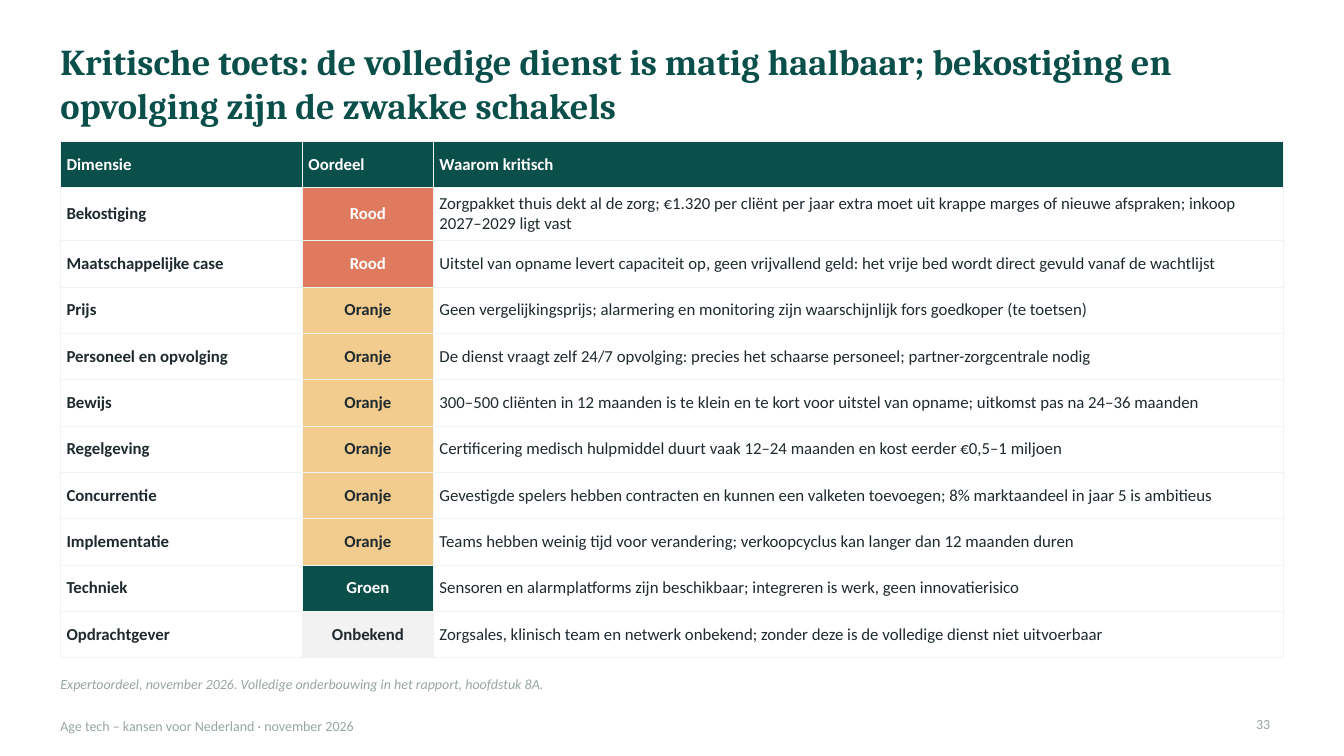
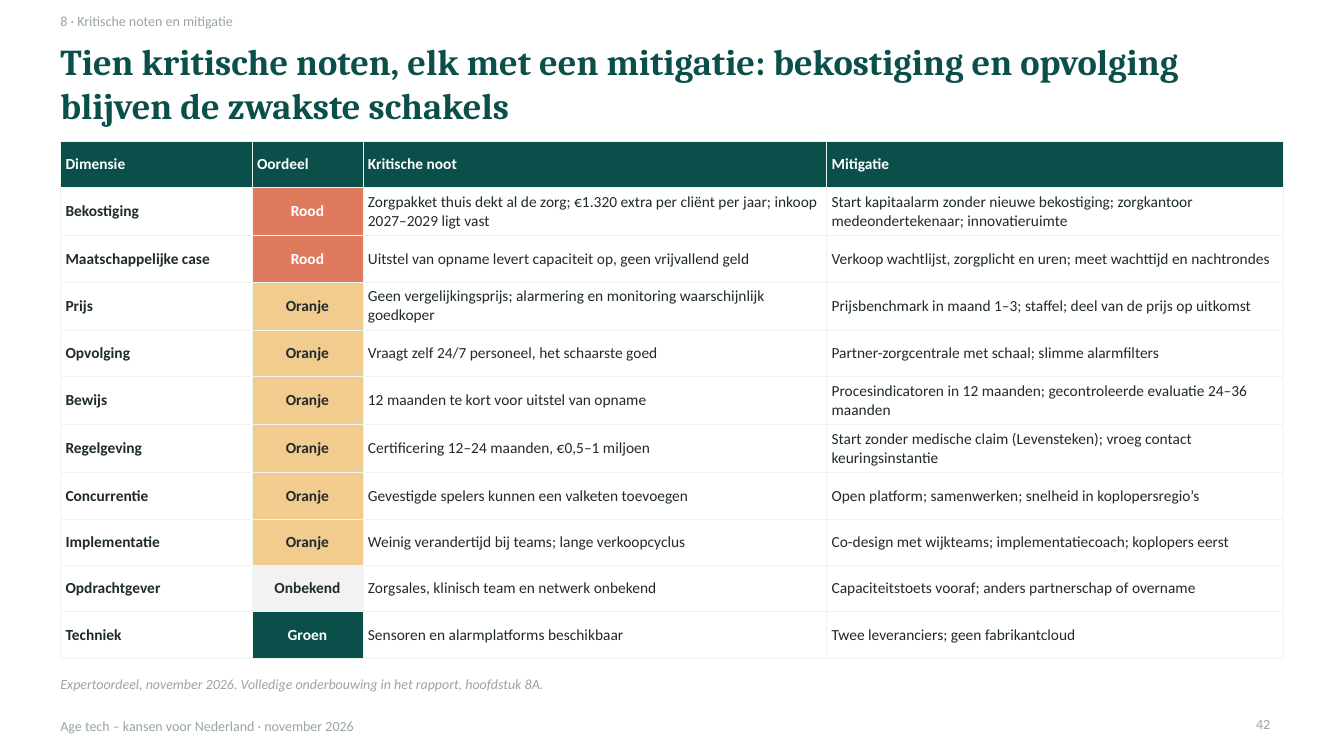
Before and after one commit to robruijn/Four-Seasons-Rome-2026, a slide deck: slide 42 of AgeTech_kansen_Nederland.pptx (slide 33 before the commit). Drawn at 1344x756 pixels with LibreOffice and Linux fonts; fonts in the diff are those of the drawing. Boxes give left, top, right and bottom in pixels: in the first picture for what was removed or moved away, otherwise in the second. Text is boxed around its words. In the diff, an @@ line names an element or a change of style, - is before the commit and + after.

```diff
--- a/AgeTech_kansen_Nederland.pptx
+++ b/AgeTech_kansen_Nederland.pptx
@@ text added at [60,16,233,28], 10 pt, text #98A6A4 @@
+8 · Kritische noten en mitigatie
@@ title at [60,49,1178,127]: text changed @@
-Kritische toets: de volledige dienst is matig haalbaar; bekostiging en opvolging zijn de zwakke schakels
+Tien kritische noten, elk met een mitigatie: bekostiging en opvolging blijven de zwakste schakels
@@ table at [60,141,1284,647] @@
-column 1: Dimensie | Bekostiging | Maatschappelijke case | Prijs | Personeel en opvolging | Bewijs | Regelgeving | Concurrentie | Implementatie | Techniek | Opdrachtgever
-column 2: Oordeel | Rood | Rood | Oranje | Oranje | Oranje | Oranje | Oranje | Oranje | Groen | Onbekend
-column 3: Waarom kritisch | Zorgpakket thuis dekt al de zorg; €1.320 per cliënt per jaar extra moet uit krappe marges of nieuwe afspraken; inkoop 2027–2029 ligt vast | Uitstel van opname levert capaciteit op, geen vrijvallend geld: het vrije bed wordt direct gevuld vanaf de wachtlijst | Geen vergelijkingsprijs; alarmering en monitoring zijn waarschijnlijk fors goedkoper (te toetsen) | De dienst vraagt zelf 24/7 opvolging: precies het schaarse personeel; partner-zorgcentrale nodig | 300–500 cliënten in 12 maanden is te klein en te kort voor uitstel van opname; uitkomst pas na 24–36 maanden | Certificering medisch hulpmiddel duurt vaak 12–24 maanden en kost eerder €0,5–1 miljoen | Gevestigde spelers hebben contracten en kunnen een valketen toevoegen; 8% marktaandeel in jaar 5 is ambitieus | Teams hebben weinig tijd voor verandering; verkoopcyclus kan langer dan 12 maanden duren | Sensoren en alarmplatforms zijn beschikbaar; integreren is werk, geen innovatierisico | Zorgsales, klinisch team en netwerk onbekend; zonder deze is de volledige dienst niet uitvoerbaar
+column 1: Dimensie | Bekostiging | Maatschappelijke case | Prijs | Opvolging | Bewijs | Regelgeving | Concurrentie | Implementatie | Opdrachtgever | Techniek
+column 2: Oordeel | Rood | Rood | Oranje | Oranje | Oranje | Oranje | Oranje | Oranje | Onbekend | Groen
+column 3: Kritische noot | Zorgpakket thuis dekt al de zorg; €1.320 extra per cliënt per jaar; inkoop 2027–2029 ligt vast | Uitstel van opname levert capaciteit op, geen vrijvallend geld | Geen vergelijkingsprijs; alarmering en monitoring waarschijnlijk goedkoper | Vraagt zelf 24/7 personeel, het schaarste goed | 12 maanden te kort voor uitstel van opname | Certificering 12–24 maanden, €0,5–1 miljoen | Gevestigde spelers kunnen een valketen toevoegen | Weinig verandertijd bij teams; lange verkoopcyclus | Zorgsales, klinisch team en netwerk onbekend | Sensoren en alarmplatforms beschikbaar
+column 4: Mitigatie | Start kapitaalarm zonder nieuwe bekostiging; zorgkantoor medeondertekenaar; innovatieruimte | Verkoop wachtlijst, zorgplicht en uren; meet wachttijd en nachtrondes | Prijsbenchmark in maand 1–3; staffel; deel van de prijs op uitkomst | Partner-zorgcentrale met schaal; slimme alarmfilters | Procesindicatoren in 12 maanden; gecontroleerde evaluatie 24–36 maanden | Start zonder medische claim (Levensteken); vroeg contact keuringsinstantie | Open platform; samenwerken; snelheid in koplopersregio’s | Co-design met wijkteams; implementatiecoach; koplopers eerst | Capaciteitstoets vooraf; anders partnerschap of overname | Twee leveranciers; geen fabrikantcloud
@@ page number at [1256,720,1270,729]: text changed @@
-33
+42
```
Also in this commit, not shown: 45 other slides changed, 4 slides added.
